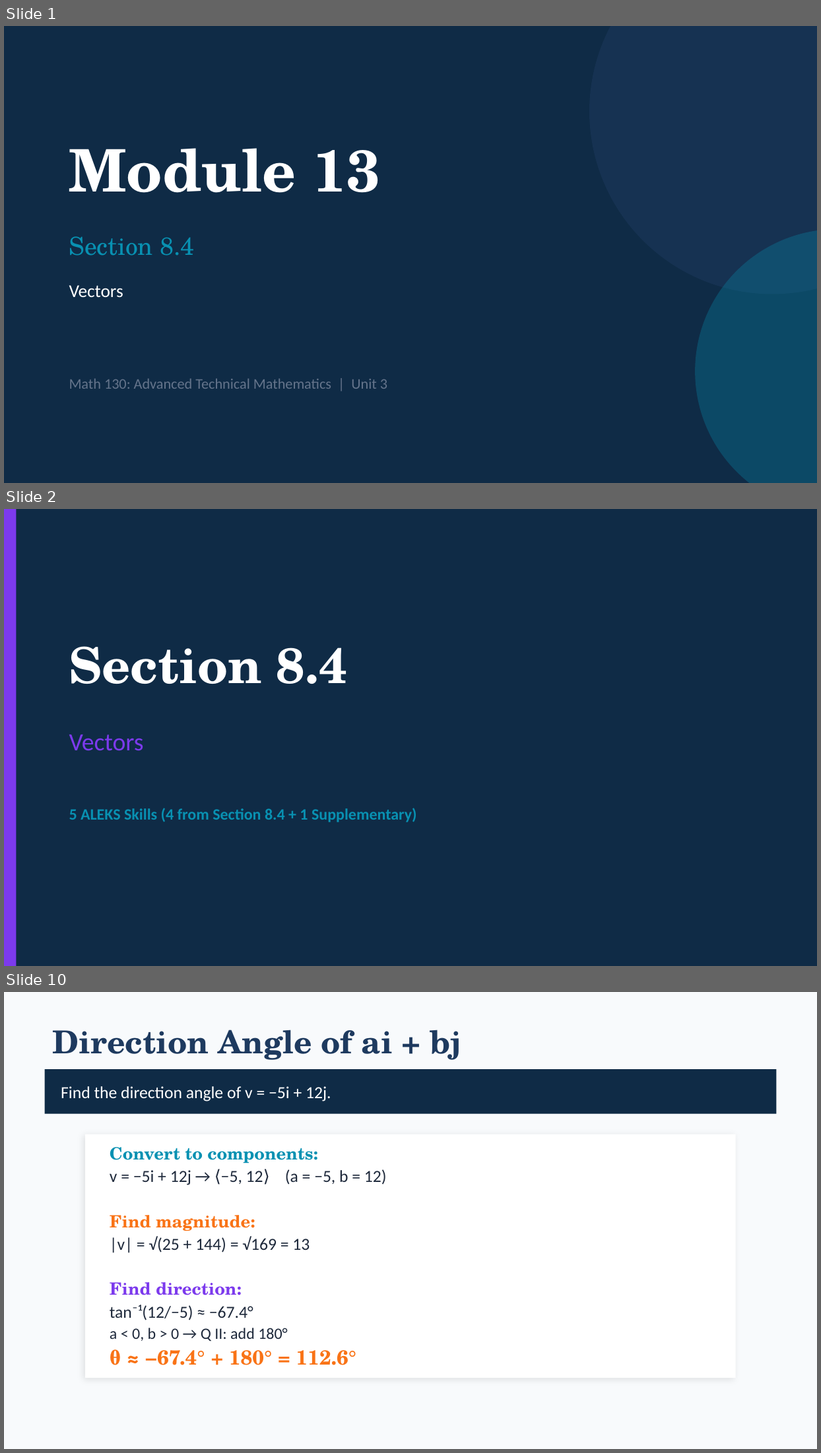
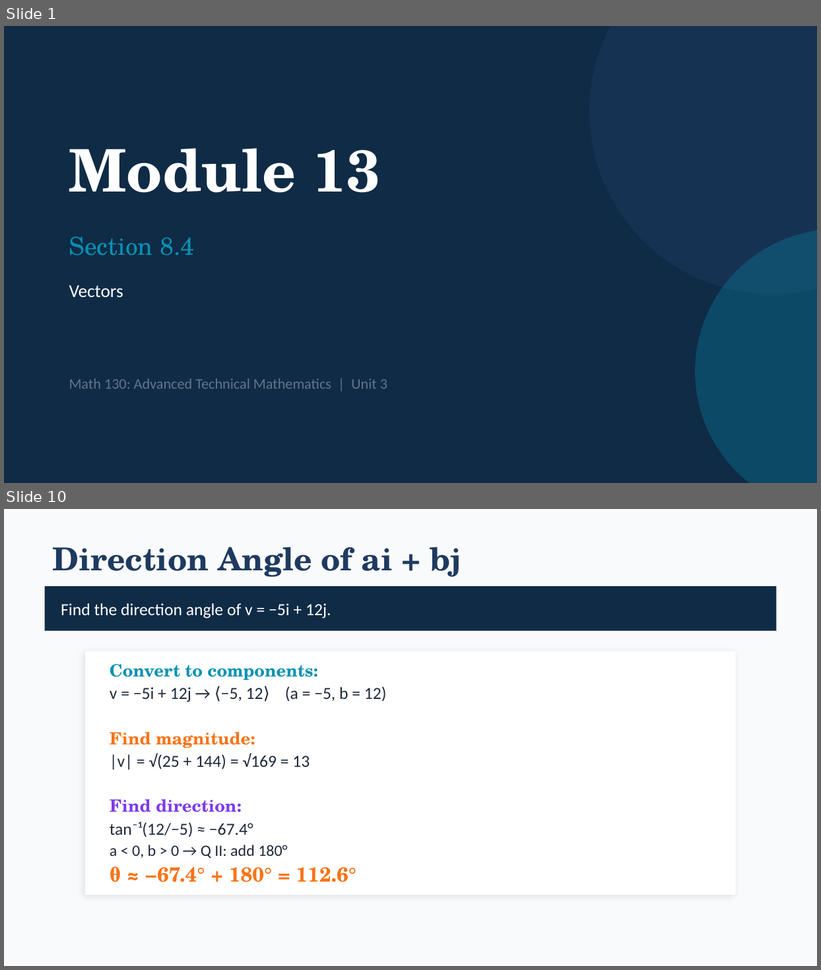
Before and after one commit to andrewhvolk/andrewhvolk.github.io, a slide deck: slides/Math130Unit3D.pptx. Shown one above the other, each under a label of ours: slides 1, 2 and 10 before the commit, slides 1 and 10 after it; the slides between them are not shown. The pictures are 821x1453 and 821x970 pixels, drawn with LibreOffice and Linux fonts; fonts in the diff are those of the drawing. Boxes give left, top, right and bottom in pixels: in the first picture for what was removed or moved away, otherwise in the second. Text is boxed around its words. In the diff, an @@ line names an element or a change of style, - is before the commit and + after.

```diff
--- a/slides/Math130Unit3D.pptx
+++ b/slides/Math130Unit3D.pptx
@@ slide 2 removed at (x1=4, y1=509, x2=817, y2=966), background #0F2B46 @@
@@ rectangle removed at (x1=4, y1=509, x2=16, y2=966) @@
@@ text removed at (x1=69, y1=646, x2=347, y2=684) @@
-Section 8.4
@@ text removed at (x1=69, y1=735, x2=144, y2=751) @@
-Vectors
@@ text removed at (x1=69, y1=808, x2=417, y2=823) @@
-5 ALEKS Skills (4 from Section 8.4 + 1 Supplementary)
```
Also in this commit, not shown: 4 slides changed, 2 slides added, 4 other files.
